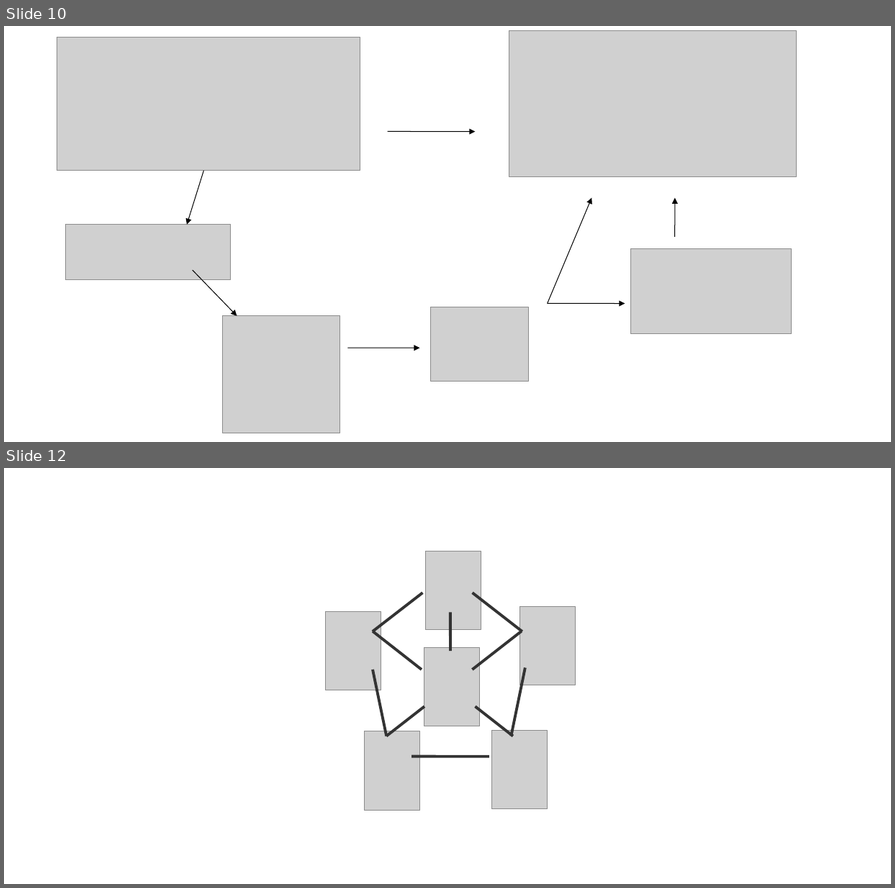
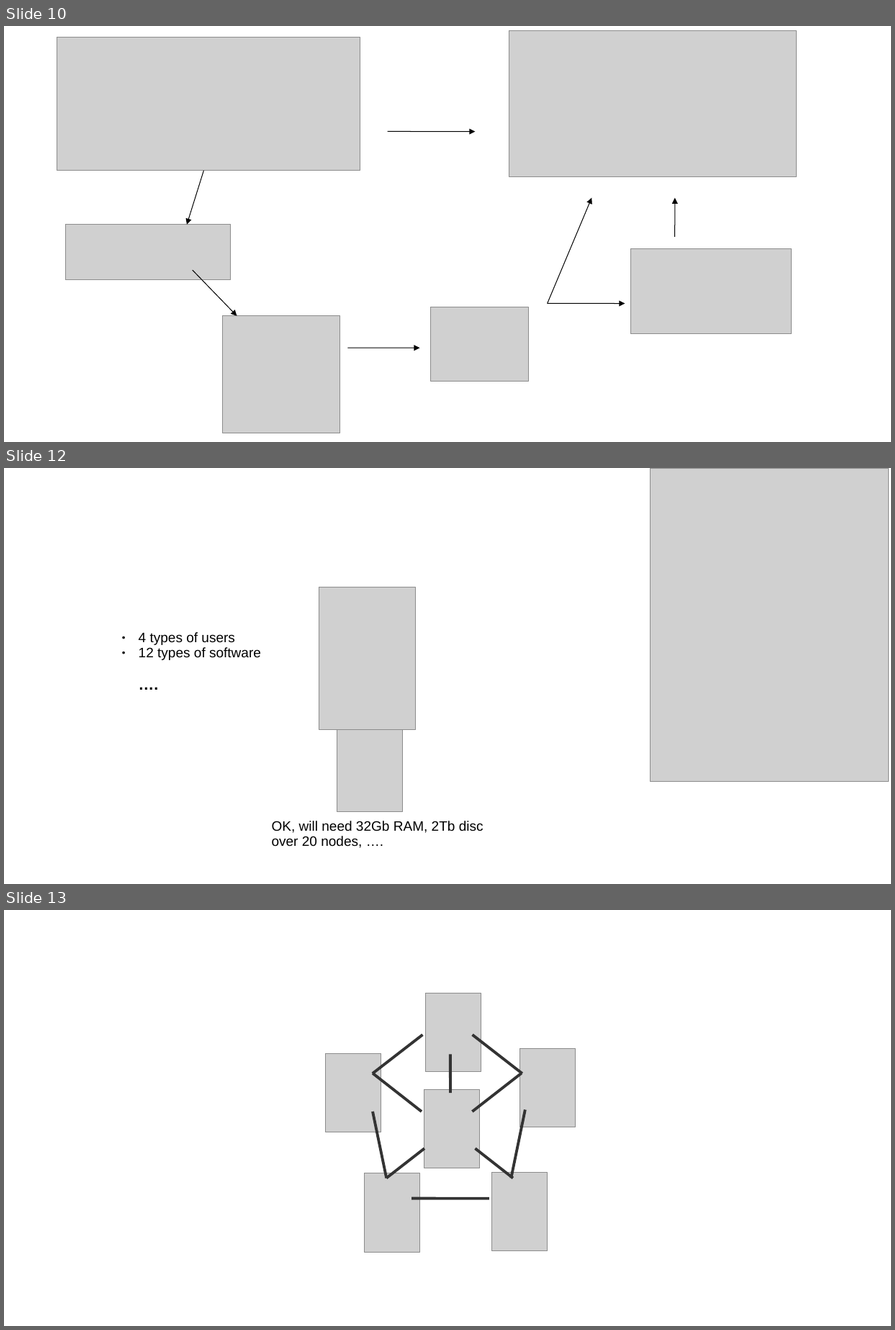
Before and after one commit to denisexifaras/presentations, a slide deck: Big_data_is_sexy.ppt. Shown one above the other, each under a label of ours: slides 10 and 12 before the commit, slides 10, 12 and 13 after it; the slides between them are not shown. The pictures are 895x888 and 895x1330 pixels, drawn with LibreOffice and Linux fonts; fonts in the diff are those of the drawing; grey boxes stand for pictures. Boxes give left, top, right and bottom in pixels: in the first picture for what was removed or moved away, otherwise in the second. Text is boxed around its words. In the diff, an @@ line names an element or a change of style, - is before the commit and + after.

```diff
--- a/Big_data_is_sexy.ppt
+++ b/Big_data_is_sexy.ppt
@@ slide 12 added at <box>4,468,891,884</box>, background #FFFFFF @@
@@ picture added at <box>651,468,889,780</box> @@
@@ picture added at <box>319,587,415,730</box> @@
@@ text added at <box>139,632,261,660</box>, 14 pt, text #000000 @@
+● 4 types of users
+● 12 types of software
+  ….
@@ picture added at <box>337,724,402,811</box> @@
@@ text added at <box>272,821,484,848</box>, 14 pt, text #000000 @@
+OK, will need 32Gb RAM, 2Tb disc over 20 nodes, ….
@@ what was slide 12 is now slide 13 @@
```
Also in this commit, not shown: 1 slide changed, 5 other files.
